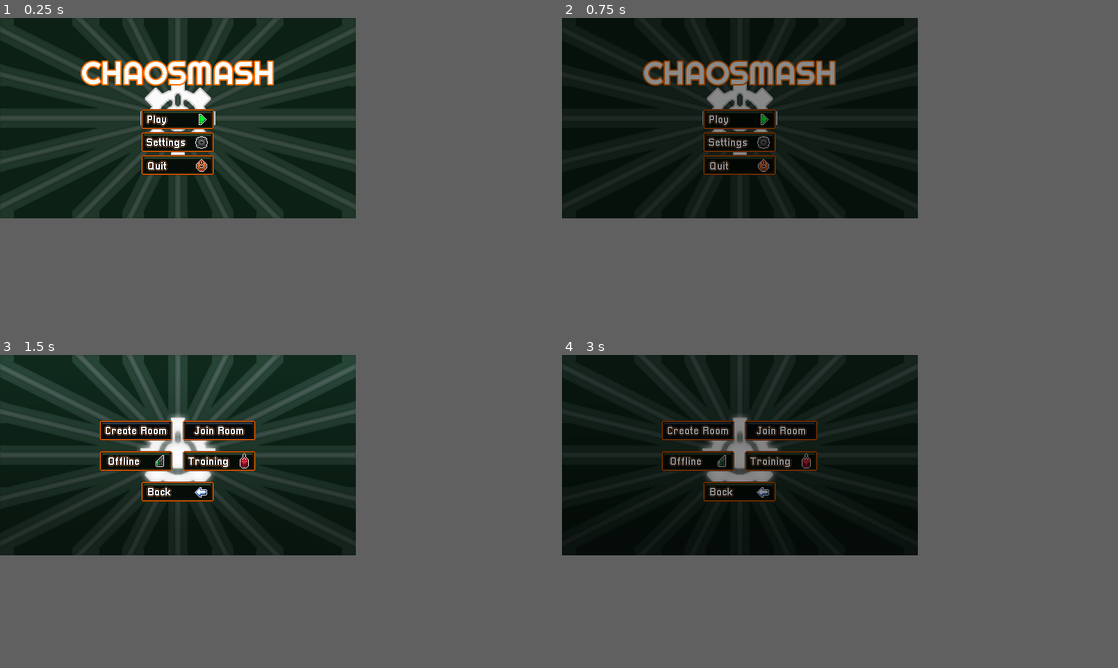
Above: before the commit, frames 1-4 (two rows, left to right).
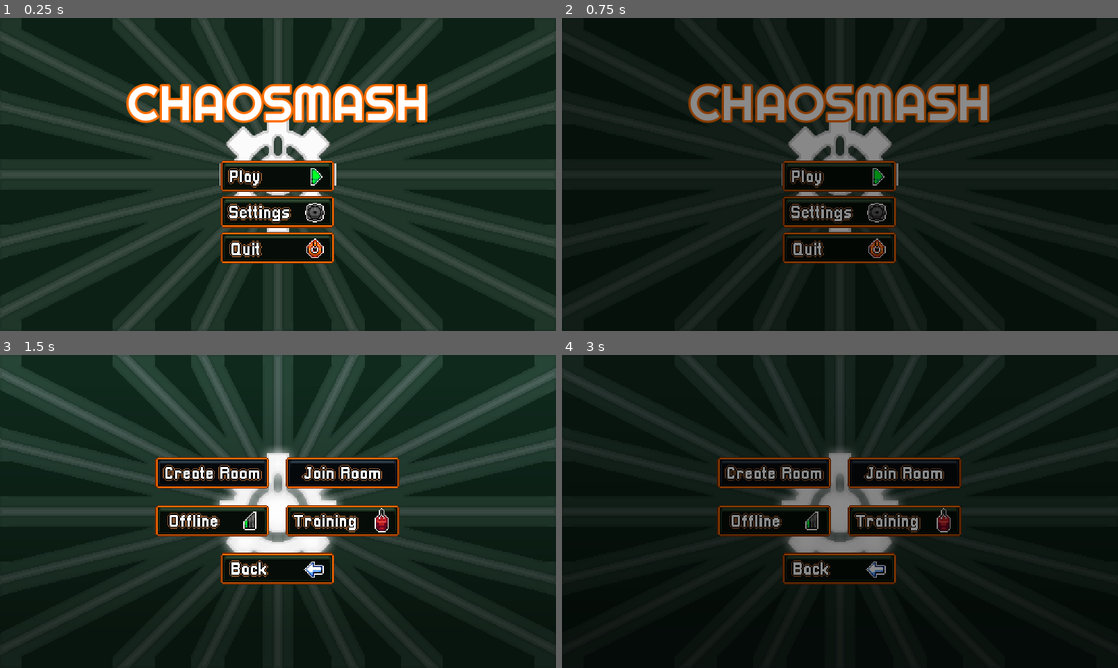
Above: after the commit, the same moments.

Repository: GE-Community/ChaoSmash
Game: Godot game, scene res://Menu/MainMenu.tscn
Two runs of this game, one before a commit and one after it. Both use one fixed random seed, a clock stepped at 60 frames per second and the inputs below.
Inputs (mouse positions are in pixels of both pictures, inside the frame that each line leads up to):
- Up to frame 1 (0.25 s): no input
- Up to frame 2 (0.75 s): click (739, 118) at 0.5 s
- Up to frame 3 (1.5 s): hold D (player_right) from 1.28 s (still down); hold Space (player_jump) from 1.28 s (still down)
- Up to frame 4 (3 s): release D (player_right) at 2 s; release Space (player_jump) at 2 s; click (695, 430) at 2 s; click (695, 461) at 2.75 s
In our replay, the window is 512x288 before the commit and 800x450 after it. These sizes can differ from the game's own. Grey fills any space a smaller window leaves; there, only what the larger window draws over its background counts as a difference.

The runs differ from the first frame. In frame 1, 29% of the frame differs, in the area x 0-100%, y 0-100%; in frame 2, 18%; in frame 3, 39%; in frame 4, 16%.

Commit message:
Add SadCat, Made state machine work w/ jumps, Set up base fighter

Diff:
--- a/Characters/BaseFighter/BaseFighter.gd
+++ b/Characters/BaseFighter/BaseFighter.gd
@@ -5,28 +5,19 @@
 onready var baseFSM = $BaseFSM
 
 
-
-
-var move_direction = 0
-var velocity = Vector2()
-var max_speed = 580
-var max_strength = 100
-var max_defence = 100
-var speed
-var strength
-var defence
-var jump_velocity = -620
-var min_jump_velocity = -200
-var is_grounded = false
-
-
+#Variables
+var velocity : Vector2 = Vector2()
+var is_grounded : bool = false
+var current_jumps : int = 0
+var move_direction
 
 export var stats = {
 	"speed" :  0, #make it 1-10
 	"strength" : 0, #same as above, make it 1-10
 	"defense" : 0,
 	"jump_velocity" : -620,
-	"min_jump_velocity" : -200 #recommended -200
+	"min_jump_velocity" : -200, #reommended -200
+	"air_jumps" : 1
 }
 
 
@@ -66,6 +57,15 @@
 
 func jump():
 	velocity.y = jump_velocity
+
+func _air_jump():
+	if current_jumps > 0:
+		jump()
+		current_jumps -= 1
+
+
+func _reset_air_jump():
+	current_jumps = stats.air_jumps
 
 func _check_is_grounded():
 	for raycast in ground_raycasts.get_children():
--- a/Characters/ExamplePlayer/ExamplePlayer.tscn
+++ b/Characters/BaseFighter/BaseFighter.tscn
@@ -1,18 +1,39 @@
-[gd_scene load_steps=5 format=2]
+[gd_scene load_steps=6 format=2]
 
 [ext_resource path="res://icon.png" type="Texture" id=1]
-[ext_resource path="res://Characters/ExamplePlayer/ExamplePlayer.gd" type="Script" id=2]
-[ext_resource path="res://Characters/BaseFighter/BaseStateMachine.gd" type="Script" id=3]
 
-[sub_resource type="RectangleShape2D" id=1]
-extents = Vector2( 30, 31 )
+[sub_resource type="Animation" id=1]
+resource_name = "fall"
+
+[sub_resource type="Animation" id=2]
+resource_name = "idle"
+
+[sub_resource type="Animation" id=3]
+resource_name = "jump"
+
+[sub_resource type="Animation" id=4]
+resource_name = "run"
 
 [node name="Fighter" type="KinematicBody2D"]
 collision_layer = 2
-script = ExtResource( 2 )
+__meta__ = {
+"_editor_description_": "You must have add your own collision shape.
+Fill the animation slots with your own. Add slots as needed."
+}
+
+[node name="Animations" type="AnimationPlayer" parent="."]
+anims/fall = SubResource( 1 )
+anims/idle = SubResource( 2 )
+anims/jump = SubResource( 3 )
+anims/run = SubResource( 4 )
+
+[node name="EffectAnimations" type="AnimationPlayer" parent="."]
 
 [node name="BaseFSM" type="Node" parent="."]
-script = ExtResource( 3 )
+
+[node name="Hitboxes" type="Node2D" parent="."]
+
+[node name="HurtBoxes" type="Node2D" parent="."]
 
 [node name="Body" type="Node2D" parent="."]
 
@@ -20,7 +41,6 @@
 texture = ExtResource( 1 )
 
 [node name="CollisionShape2D" type="CollisionShape2D" parent="."]
-shape = SubResource( 1 )
 
 [node name="GroundRaycasts" type="Node2D" parent="."]
 
--- a/Characters/BaseFighter/BaseStateMachine.gd
+++ b/Characters/BaseFighter/BaseStateMachine.gd
@@ -1,5 +1,5 @@
 extends StateMachine
-
+class_name BaseFSM
 
 func _ready():
 	add_state("idle")
@@ -13,12 +13,17 @@
 		if event.is_action_pressed("player_jump"):
 			parent.jump()
 
+	if [states.jump, states.fall].has(state):
+		if event.is_action_pressed("player_jump"):
+			parent._air_jump()
 
 	if state == states.jump:
-		if event.is_action_released("player_jump") && parent.velocity.y < parent.min_jump_velocity:
-			parent.velocity.y = parent.min_jump_velocity
+		if event.is_action_released("player_jump") && parent.velocity.y < parent.stats.min_jump_velocity:
+			parent.velocity.y = parent.stats.min_jump_velocity
 
 func _state_logic(delta):
+	if parent.is_grounded && parent.current_jumps != parent.stats.air_jumps:
+		parent._reset_air_jump()
 	parent._handle_sideways_movement()
 	parent._apply_gravity(delta)
 	parent._apply_movement()
--- /dev/null
+++ b/Characters/SadCat/BaseFSM.gd
@@ -0,0 +1 @@
+extends BaseFSM #extends base state machine
--- /dev/null
+++ b/Characters/SadCat/SadCat.tscn
@@ -0,0 +1,39 @@
+[gd_scene load_steps=6 format=2]
+
+[ext_resource path="res://Characters/BaseFighter/BaseFighter.tscn" type="PackedScene" id=1]
+[ext_resource path="res://Characters/SadCat/sadCat.png" type="Texture" id=2]
+[ext_resource path="res://Characters/SadCat/SadCat.gd" type="Script" id=3]
+[ext_resource path="res://Characters/SadCat/BaseFSM.gd" type="Script" id=4]
+
+[sub_resource type="RectangleShape2D" id=1]
+extents = Vector2( 7, 19 )
+
+[node name="SadCat" instance=ExtResource( 1 )]
+script = ExtResource( 3 )
+stats = {
+"air_jumps": 1,
+"defense": 10,
+"jump_velocity": -620,
+"min_jump_velocity": -200,
+"speed": 10,
+"strength": 10
+}
+
+[node name="BaseFSM" parent="." index="2"]
+script = ExtResource( 4 )
+
+[node name="Sprite" parent="Body" index="0"]
+texture = ExtResource( 2 )
+
+[node name="CollisionShape2D" parent="." index="6"]
+position = Vector2( 0, 13 )
+shape = SubResource( 1 )
+
+[node name="RayCast2D" parent="GroundRaycasts" index="0"]
+position = Vector2( -11, 32 )
+
+[node name="RayCast2D2" parent="GroundRaycasts" index="1"]
+position = Vector2( 0, 32 )
+
+[node name="RayCast2D3" parent="GroundRaycasts" index="2"]
+position = Vector2( 11, 32 )
--- a/Stages/DebugStage/DebugStage.tscn
+++ b/Stages/DebugStage/DebugStage.tscn
@@ -1,7 +1,7 @@
 [gd_scene load_steps=6 format=2]
 
-[ext_resource path="res://Characters/ExamplePlayer/ExamplePlayer.tscn" type="PackedScene" id=1]
 [ext_resource path="res://icon.png" type="Texture" id=2]
+[ext_resource path="res://Characters/SadCat/SadCat.tscn" type="PackedScene" id=3]
 
 [sub_resource type="OccluderPolygon2D" id=1]
 polygon = PoolVector2Array( 64, 64, 0, 64, 0, 0, 64, 0 )
@@ -35,9 +35,14 @@
 
 [node name="DebugStage" type="Node2D"]
 
-[node name="ExamplePlayer" parent="." instance=ExtResource( 1 )]
-position = Vector2( 0, -48 )
+[node name="TileMap" type="TileMap" parent="."]
+tile_set = SubResource( 3 )
+format = 1
+tile_data = PoolIntArray( -131075, 0, 0, -196605, 0, 0, -196604, 0, 0, -196602, 0, 0, -65540, 0, 0, -65539, 0, 0, -131070, 0, 0, -131069, 0, 0, -131068, 0, 0, -131066, 0, 0, -8, 0, 0, -5, 0, 0, -4, 0, 0, -3, 0, 0, -65534, 0, 0, -65533, 0, 0, -65532, 0, 0, -65530, 0, 0, 65528, 0, 0, 65531, 0, 0, 65532, 0, 0, 65533, 0, 0, 3, 0, 0, 4, 0, 0, 6, 0, 0, 131064, 0, 0, 131067, 0, 0, 131068, 0, 0, 131069, 0, 0, 65540, 0, 0, 65542, 0, 0, 196600, 0, 0, 196604, 0, 0, 196605, 0, 0, 131078, 0, 0, 262136, 0, 0, 262141, 0, 0, 196614, 0, 0, 327672, 0, 0, 327673, 0, 0, 327674, 0, 0, 327675, 0, 0, 327676, 0, 0, 327677, 0, 0, 327678, 0, 0, 327679, 0, 0, 262144, 0, 0, 262145, 0, 0, 262146, 0, 0, 262147, 0, 0, 262148, 0, 0, 262149, 0, 0, 262150, 0, 0 )
+
+[node name="SadCat" parent="." instance=ExtResource( 3 )]
 stats = {
+"air_jumps": 1,
 "defense": 10,
 "jump_velocity": -620,
 "min_jump_velocity": -200,
@@ -45,11 +50,5 @@
 "strength": 10
 }
 
-[node name="Camera2D" type="Camera2D" parent="ExamplePlayer"]
-position = Vector2( 0, 48 )
+[node name="Camera2D" type="Camera2D" parent="SadCat"]
 current = true
-
-[node name="TileMap" type="TileMap" parent="."]
-tile_set = SubResource( 3 )
-format = 1
-tile_data = PoolIntArray( -131075, 0, 0, -196605, 0, 0, -196604, 0, 0, -196602, 0, 0, -65540, 0, 0, -65539, 0, 0, -131070, 0, 0, -131069, 0, 0, -131068, 0, 0, -131066, 0, 0, -8, 0, 0, -5, 0, 0, -4, 0, 0, -3, 0, 0, -65534, 0, 0, -65533, 0, 0, -65532, 0, 0, -65530, 0, 0, 65528, 0, 0, 65531, 0, 0, 65532, 0, 0, 65533, 0, 0, 3, 0, 0, 4, 0, 0, 6, 0, 0, 131064, 0, 0, 131067, 0, 0, 131068, 0, 0, 131069, 0, 0, 65540, 0, 0, 65542, 0, 0, 196600, 0, 0, 196604, 0, 0, 196605, 0, 0, 131078, 0, 0, 262136, 0, 0, 262141, 0, 0, 196614, 0, 0, 327672, 0, 0, 327673, 0, 0, 327674, 0, 0, 327675, 0, 0, 327676, 0, 0, 327677, 0, 0, 327678, 0, 0, 327679, 0, 0, 262144, 0, 0, 262145, 0, 0, 262146, 0, 0, 262147, 0, 0, 262148, 0, 0, 262149, 0, 0, 262150, 0, 0 )
--- a/project.godot
+++ b/project.godot
@@ -9,12 +9,18 @@
 config_version=4
 
 _global_script_classes=[ {
+"base": "StateMachine",
+"class": "BaseFSM",
+"language": "GDScript",
+"path": "res://Characters/BaseFighter/BaseStateMachine.gd"
+}, {
 "base": "Node",
 "class": "StateMachine",
 "language": "GDScript",
 "path": "res://StateMachine.gd"
 } ]
 _global_script_class_icons={
+"BaseFSM": "",
 "StateMachine": ""
 }
 
@@ -33,6 +39,8 @@
 
 window/size/width=512
 window/size/height=288
+window/size/test_width=1024
+window/size/test_height=576
 window/stretch/mode="2d"
 window/stretch/aspect="keep"
 
